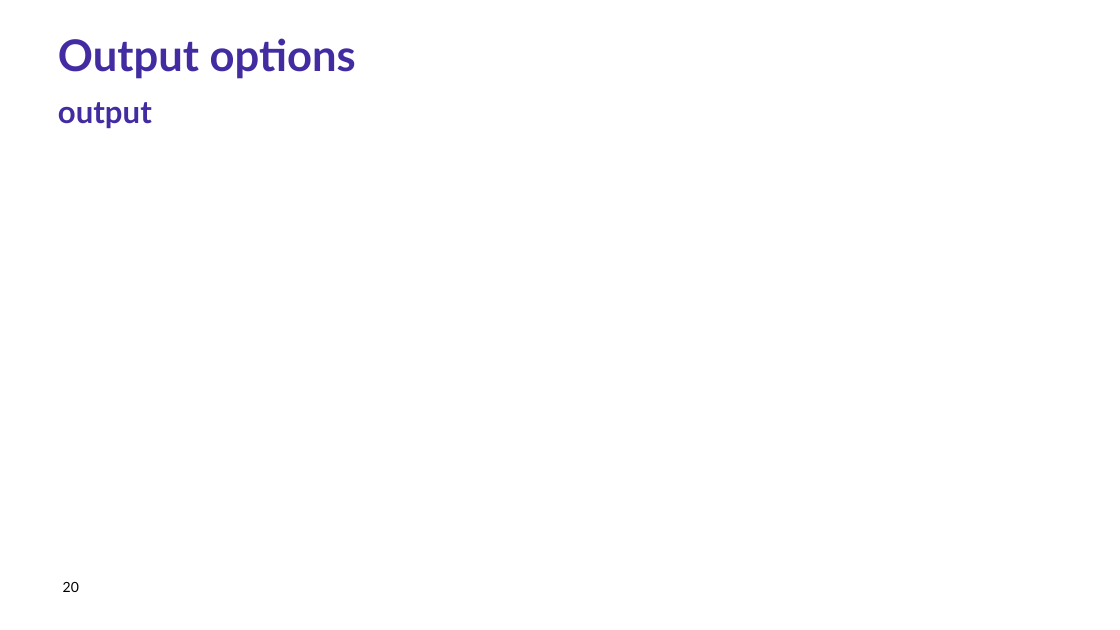
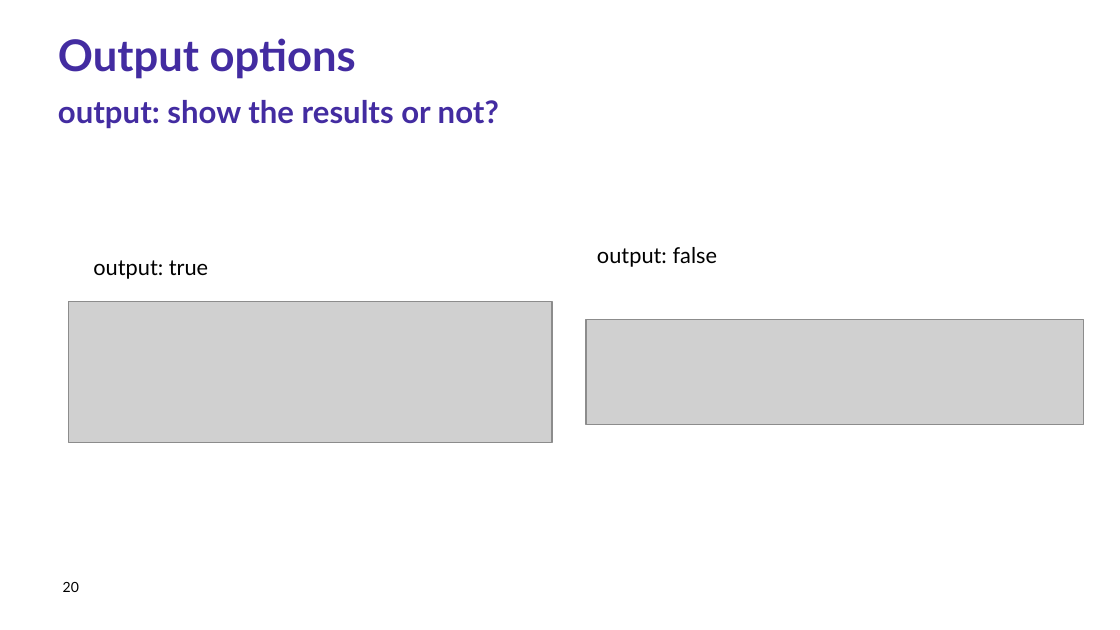
Before and after one commit to Research-IT-Swiss-TPH/quarto-workshop-2026, a slide deck: slide 20 of slides/lecture.pptx. Drawn at 1120x630 pixels with LibreOffice and Linux fonts; fonts in the diff are those of the drawing; grey boxes stand for pictures; background and template pictures are left out. Boxes give left, top, right and bottom in pixels: in the first picture for what was removed or moved away, otherwise in the second. Text is boxed around its words. In the diff, an @@ line names an element or a change of style, - is before the commit and + after.

```diff
--- a/slides/lecture.pptx
+++ b/slides/lecture.pptx
@@ text at [58,100,499,129]: text changed @@
-output
+output: show the results or not?
@@ text added at [93,260,208,279], 14 pt, text #000000 @@
+output: true
@@ text added at [597,247,717,267], 14 pt, text #000000 @@
+output: false
@@ picture added at [69,301,552,444] @@
@@ picture added at [586,319,1083,424] @@
```
Also in this commit, not shown: 5 other slides changed, 2 slides added.
